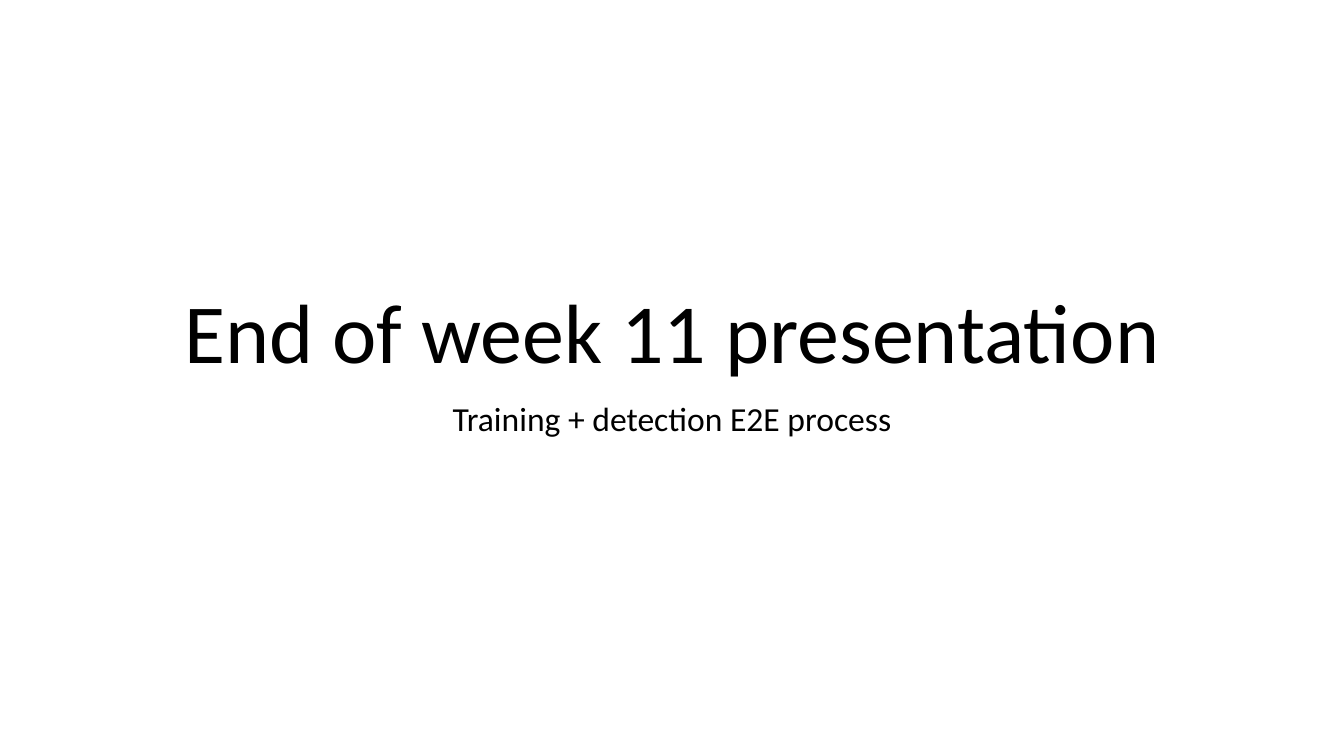
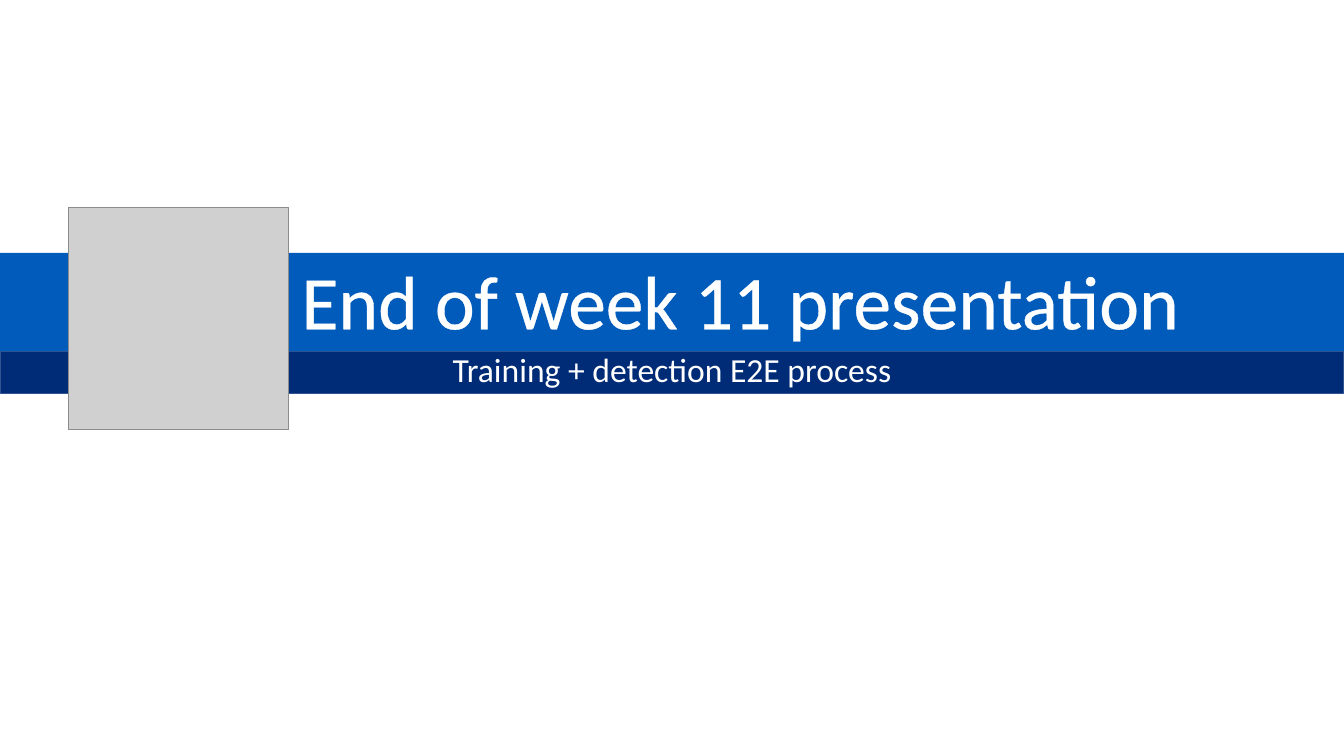
Before and after one commit to GiuliaCiaramella/yolov5, a slide deck: slide 1 of week_11_presentation.pptx. Drawn at 1344x756 pixels with LibreOffice and Linux fonts; fonts in the diff are those of the drawing; grey boxes stand for pictures. Boxes give left, top, right and bottom in pixels: in the first picture for what was removed or moved away, otherwise in the second. Text is boxed around its words. In the diff, an @@ line names an element or a change of style, - is before the commit and + after.

Commit message:
update presentation style

```diff
--- a/week_11_presentation.pptx
+++ b/week_11_presentation.pptx
@@ picture added at box(69, 208, 288, 430) @@
@@ rectangle added at box(0, 253, 1344, 352), fill #005BBB @@
@@ title "End of week 11 presentation": place and size @@
-title "End of week 11 presentation" at box(184, 304, 1159, 377)
+title "End of week 11 presentation" at box(302, 276, 1178, 342)
@@ title "End of week 11 presentation" at box(302, 276, 1178, 342): size 60 to 54 pt, text colour #000000 to #FFFFFF, letter outline none to #FFFFFF 0.75 pt @@
@@ rectangle added at box(0, 351, 1344, 393), fill #002C77, outline #325491 1 pt @@
@@ subtitle "Training + detection E2E process": place and size @@
-subtitle "Training + detection E2E process" at box(453, 407, 891, 437)
+subtitle "Training + detection E2E process" at box(453, 358, 891, 388)
@@ subtitle "Training + detection E2E process" at box(453, 358, 891, 388): text colour #000000 to #FFFFFF; line spacing 0.9 to 0.8 @@
```
Also in this commit, not shown: 9 other slides changed.
